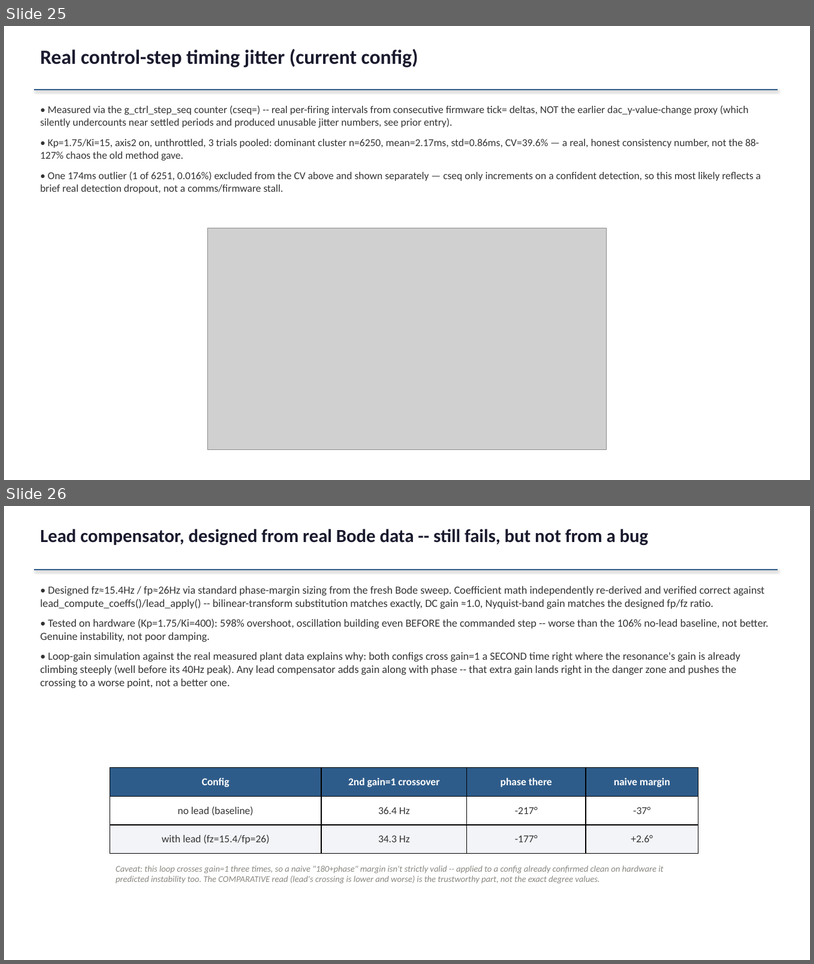
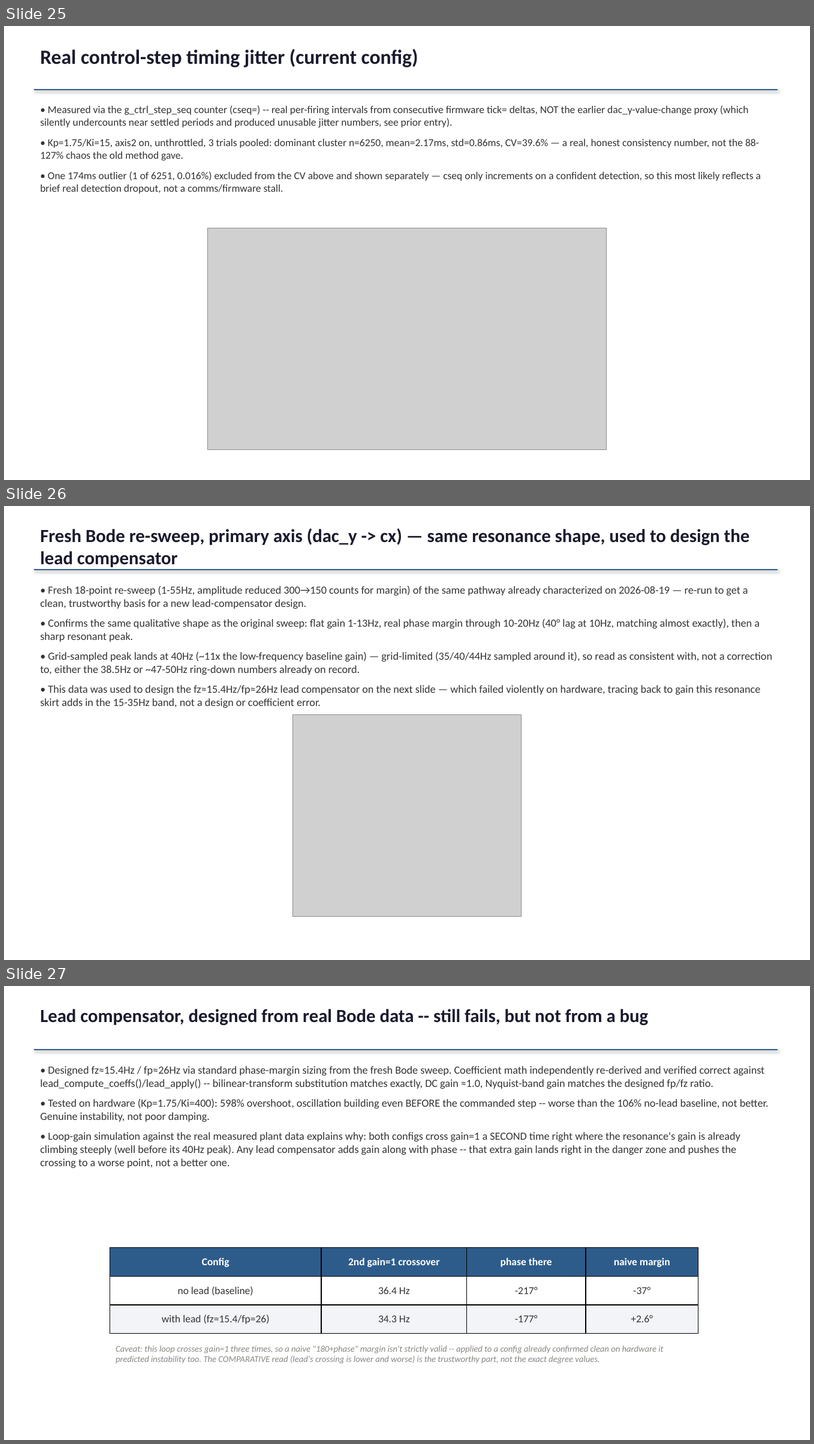
Before and after one commit to ucsbdeepspace/rpi_camera_system, a slide deck: docs/session_results_2026-08-18_pid_tuning.pptx. Shown one above the other, each under a label of ours: slides 25 and 26 before the commit, slides 25, 26 and 27 after it. The pictures are 814x964 and 814x1444 pixels, drawn with LibreOffice and Linux fonts; fonts in the diff are those of the drawing; grey boxes stand for pictures. Boxes give left, top, right and bottom in pixels: in the first picture for what was removed or moved away, otherwise in the second. Text is boxed around its words. In the diff, an @@ line names an element or a change of style, - is before the commit and + after.

```diff
--- a/docs/session_results_2026-08-18_pid_tuning.pptx
+++ b/docs/session_results_2026-08-18_pid_tuning.pptx
@@ slide 26 added at <box>4,506,810,960</box>, background #FFFFFF @@
@@ text added at <box>40,528,750,570</box>, 22 pt, text #1A1A2E, bold @@
+Fresh Bode re-sweep, primary axis (dac_y -> cx) — same resonance shape, used to design the lead compensator
@@ line added from (34, 570) to (779, 570), #2E5C8A 1.5 pt @@
@@ text added at <box>40,586,773,708</box>, 13 pt, text #333333 @@
+• Fresh 18-point re-sweep (1-55Hz, amplitude reduced 300→150 counts for margin) of the same pathway already characterized on 2026-08-19 — re-run to get a clean, trustworthy basis for a new lead-compensator design.
+• Confirms the same qualitative shape as the original sweep: flat gain 1-13Hz, real phase margin through 10-20Hz (40° lag at 10Hz, matching almost exactly), then a sharp resonant peak.
+• Grid-sampled peak lands at 40Hz (~11x the low-frequency baseline gain) — grid-limited (35/40/44Hz sampled around it), so read as consistent with, not a correction to, either the 38.5Hz or ~47-50Hz ring-down numbers already on record.
+• This data was used to design the fz≈15.4Hz/fp≈26Hz lead compensator on the next slide — which failed violently on hardware, tracing back to gain this resonance skirt adds in the 15-35Hz band, not a design or coefficient error.
@@ picture added at <box>293,714,522,916</box> @@
@@ what was slide 26 is now slide 27 @@
```
